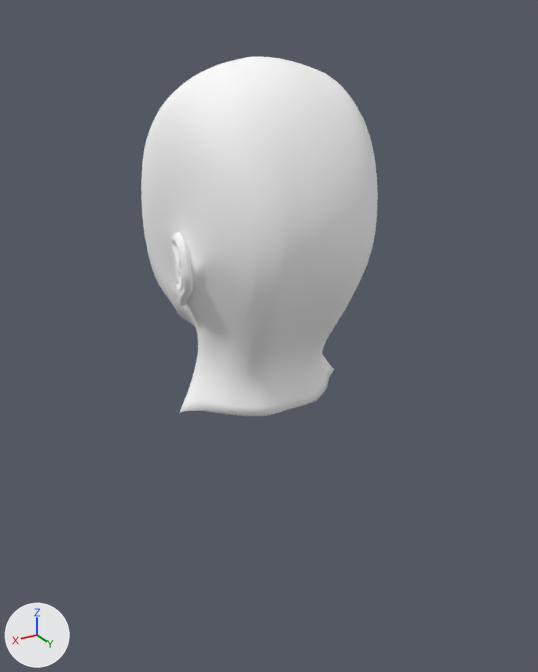
The Blender file simple_topo/02d.blend as it was, and as the next commit left it.
Both versions are drawn from a 50 mm lens placed at (9.5, 16.74, 10.57), pointed at (-0.26, 0.46, 2.43). Lighting does not change. The marker at lower left points along +X, +Y and +Z.

In view in the first picture: 'head'.
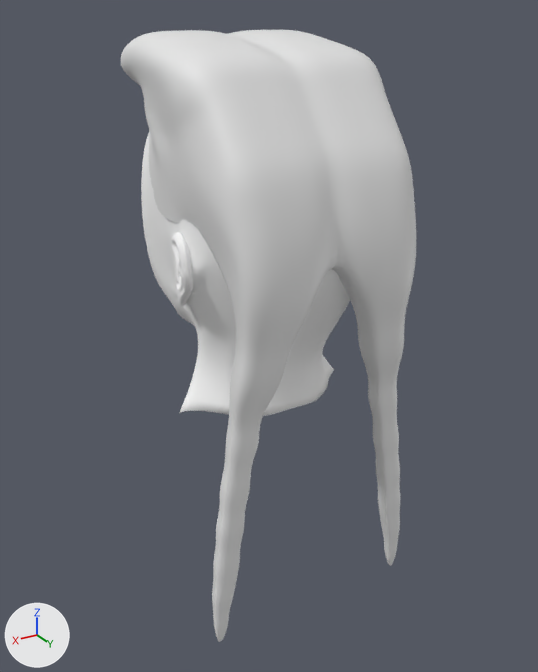
Patch to the scene script:
```diff
--- a/simple_topo/02d.blend.py
+++ b/simple_topo/02d.blend.py
@@ me_cube @@
+me_cube.from_pydata(...)  # 364 vertices, 346 faces; spans x 0.0..1.25, y -1.51..3.99, z -6.77..1.0
@@ ob_cube @@
+ob_cube = bpy.data.objects.new('Cube', me_cube)
+ob_cube.location = (0.0, 1.98, 8.1)
+ob_cube.rotation_euler = (-0.921, 0.0, 0.0)  # degrees (-53, 0, 0)
+ob_cube.scale = (2.45, 2.73, 1.0)
+_m = ob_cube.modifiers.new('Mirror', 'MIRROR')
+_m.use_clip = True
+_m = ob_cube.modifiers.new('Subsurf', 'SUBSURF')
+_m.levels = 2
```

Changed parts and their boxes [x1, y1, x2, y2] in the pictures (538 x 672 px):
'Cube', added: after [121, 30, 416, 642]
'head', unchanged, covered by the edit: before [141, 57, 378, 416]; after [141, 130, 350, 416]
